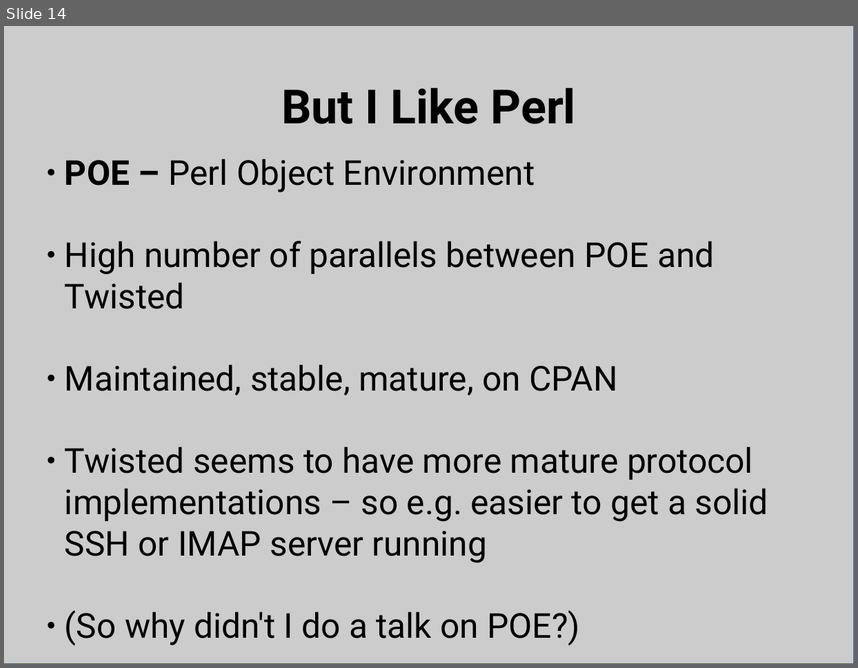
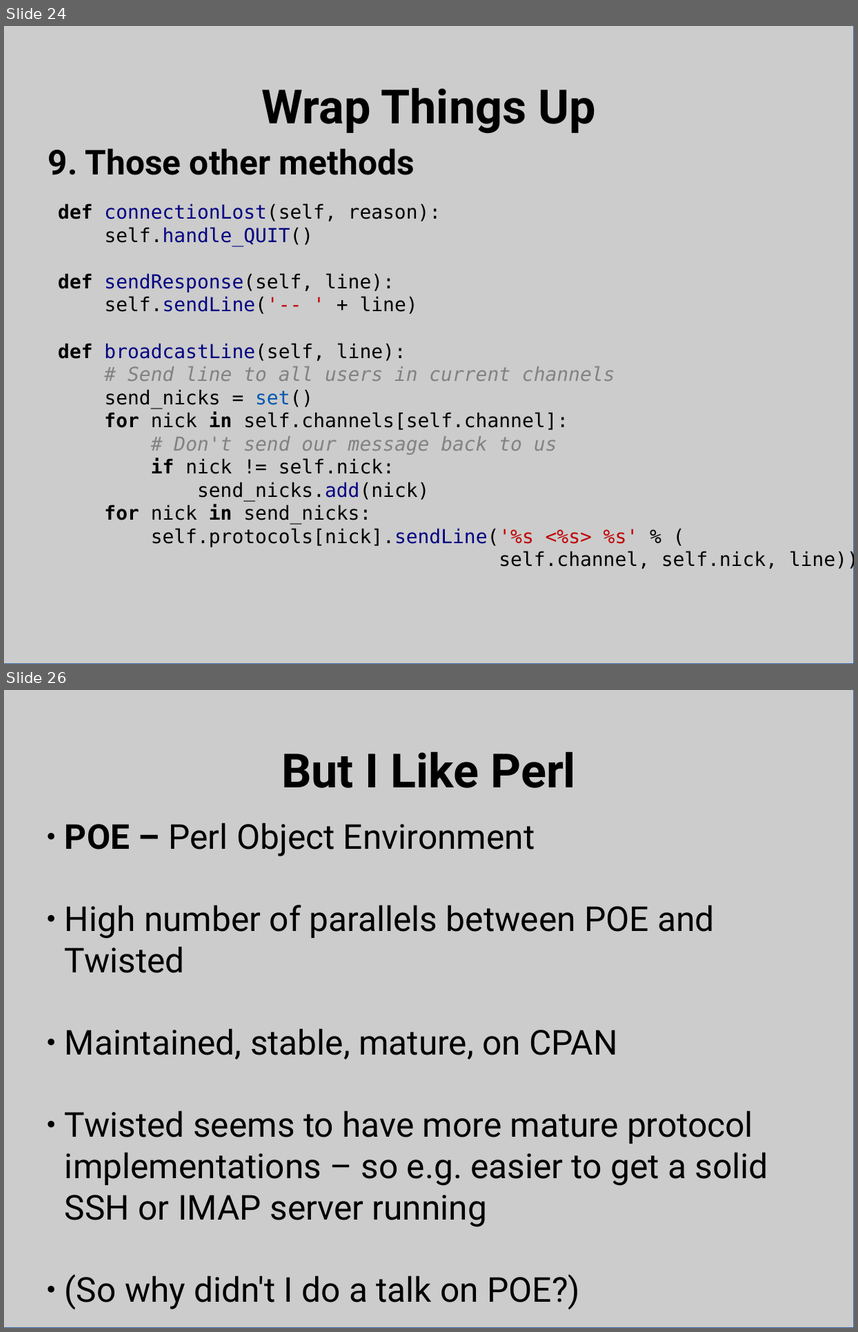
Before and after one commit to bpetering/linuxsa-talk-twisted, a slide deck: twisted_talk.odp. Shown one above the other, each under a label of ours: slide 14 before the commit, slides 24 and 26 after it; the slides between them are not shown. The pictures are 858x668 and 858x1332 pixels, drawn with LibreOffice and Linux fonts; fonts in the diff are those of the drawing. Boxes give left, top, right and bottom in pixels: in the first picture for what was removed or moved away, otherwise in the second. Text is boxed around its words. In the diff, an @@ line names an element or a change of style, - is before the commit and + after.

```diff
--- a/twisted_talk.odp
+++ b/twisted_talk.odp
@@ slide 24 added at box(4, 26, 854, 664), background #FFFFFF @@
@@ rectangle added at box(4, 26, 854, 664), fill #CCCCCC, outline #3465A4 0 pt @@
@@ title added at box(261, 87, 595, 133), 44 pt, text #000000, bold @@
+Wrap Things Up
@@ text added at box(48, 148, 415, 175), 32 pt, text #000000, bold @@
+9. Those other methods
@@ text added at box(58, 203, 854, 570), 18 pt, text #000000 @@
+def connectionLost(self, reason):
+self.handle_QUIT()
+def sendResponse(self, line):
+self.sendLine('-- ' + line)
+def broadcastLine(self, line):
+# Send line to all users in current channels
+send_nicks = set()
+for nick in self.channels[self.channel]:
+# Don't send our message back to us
+if nick != self.nick:
+send_nicks.add(nick)
+for nick in send_nicks:
+self.protocols[nick].sendLine('%s <%s> %s' % (
+self.channel, self.nick, line))
@@ what was slide 14 is now slide 26 @@
```
Also in this commit, not shown: 10 slides changed, 12 other slides added, 1 slide removed, 4 other files.
